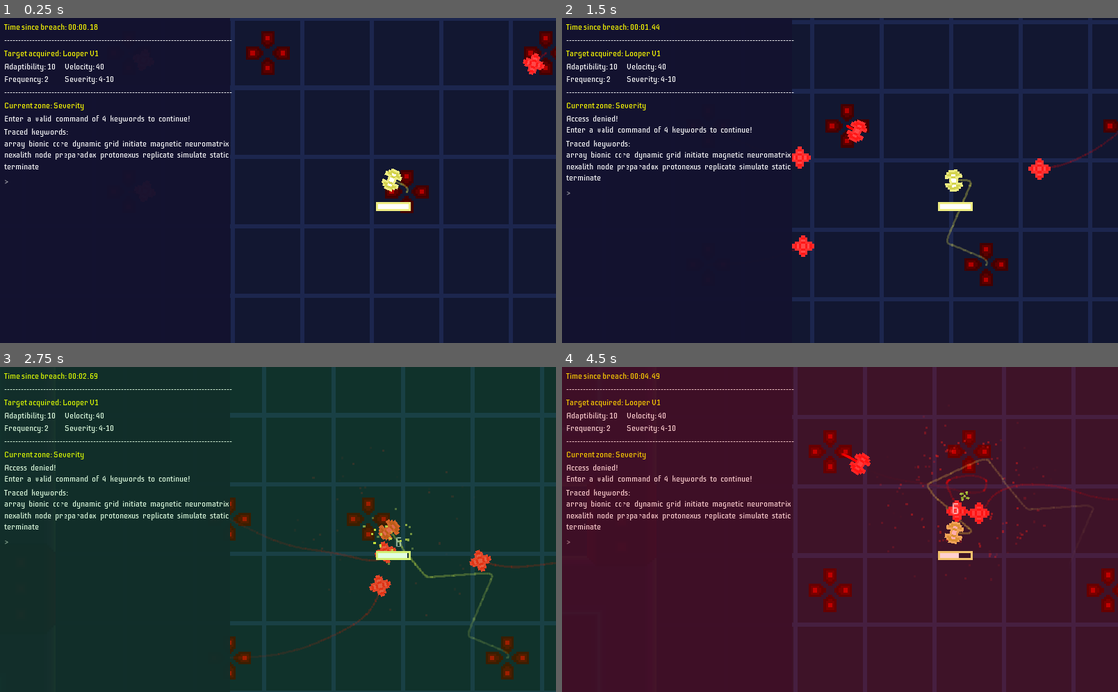
Above: before the commit, frames 1-4 (two rows, left to right).
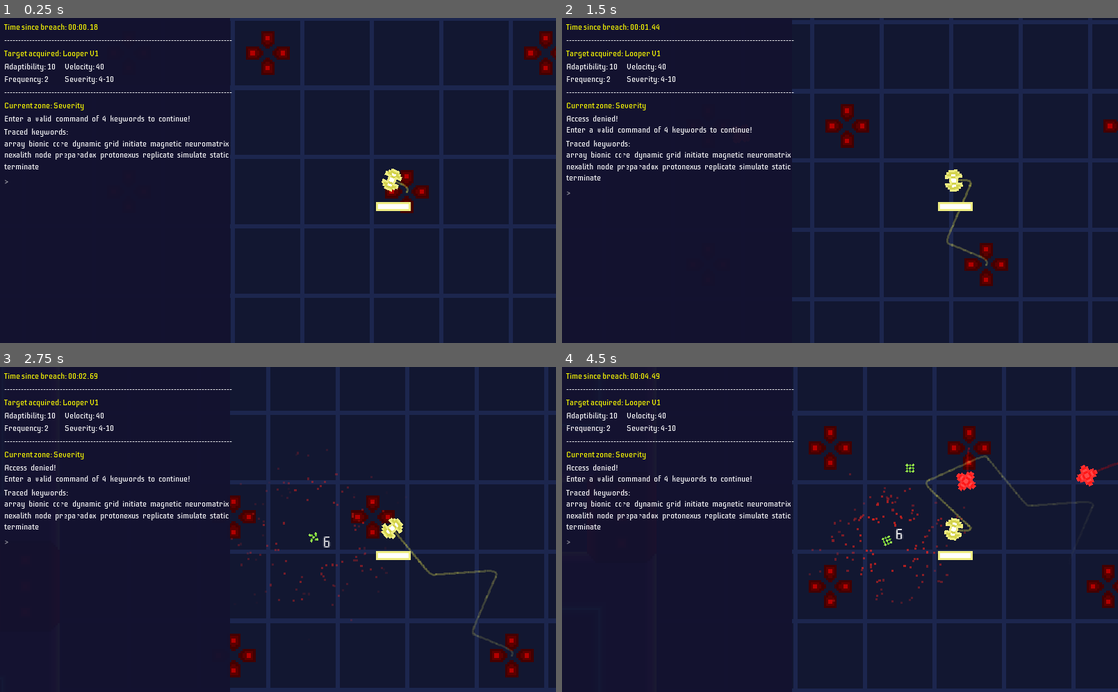
Above: after the commit, the same moments.

Repository: kosinaz/loop-breakerz
Game: Godot game, scene res://map.tscn
Two runs of this game, one before a commit and one after it. Both use one fixed random seed, a clock stepped at 60 frames per second and the inputs below.
Inputs (mouse positions are in pixels of both pictures, inside the frame that each line leads up to):
- Up to frame 1 (0.25 s): no input
- Up to frame 2 (1.5 s): tap Enter at 0.5 s; move the mouse to (962, 164) at 0.52 s; tap 0 at 0.6, 1.35 s; move the mouse to (728, 196) at 1.27 s
- Up to frame 3 (2.75 s): move the mouse to (333, 458) at 2.02 s; tap 0 at 2.1 s
- Up to frame 4 (4.5 s): move the mouse to (812, 594) at 2.77 s; tap 0 at 2.85, 3.6, 4.35 s; move the mouse to (1006, 578) at 3.52 s; move the mouse to (673, 480) at 4.27 s

The runs differ from the first frame. In frame 1, 0.2% of the frame differs, in the area x 94-99%, y 10-18%; in frame 2, 0.7%; in frame 3, 98%; in frame 4, 100%, in the area x 0-100%, y 0-100%.

Commit message:
add enemy pool handling

Diff:
--- a/Loop Breakerz/map.gd
+++ b/Loop Breakerz/map.gd
@@ -16,13 +16,17 @@
 var current_zone_position = Vector2()
 var zone = null
 var current_room = null
+var minute = -1
 var upgrades = ["Adaptability", "Velocity", "Severity", "Frequency"]
 var enemies_over_time = [
-	{"limit": 15, "incrementer": 1},
-	{"limit": 20, "incrementer": 2, "iterator": 1},
-	{"limit": 25, "incrementer": 5, "iterator": 10, "skipper": 1},
-	{"limit": 1, "skipper": 1},
+	{"incrementer": 15},
+	{"incrementer": 17, "iterator": 3},
+	{"incrementer": 18, "iterator": 6, "skipper": 1},
+	{"incrementer": 10, "iterator": 12, "skipper": 3},
+	{"iterator": 19, "skipper": 6},
 ]
+var current_enemies = {}
+var enemy_pool = []
 onready var tilemap = $TileMap
 onready var tilemap2 = $TileMap2
 onready var player = $Looper
@@ -37,9 +41,6 @@
 	add_neighbors(Vector2(0, 0))
 
 	player.position = tilemap.map_to_world(zones[Vector2()].position + zones[Vector2()].factory) + Vector2(16, 16)
-
-	for _i in range(3):
-		add_enemy(incrementer_scene)
 
 func _process(_delta):
 	$Camera2D.position = player.position + Vector2(-53, 0)
@@ -209,14 +210,35 @@
 func _on_timer_timeout():
 	if player.died:
 		return
-	var minute = int(panel.time / 60)
-	var enemies = enemies_over_time[minute]
-	add_enemy(skipper_scene)
-
-func add_enemy(scene):
+	if int(panel.time / 60) > minute:
+		enemy_pool.resize(0)
+		minute = int(panel.time / 60)
+		current_enemies = enemies_over_time[minute]
+	if enemy_pool.size() == 0:
+		if current_enemies.has("incrementer"):
+			var incrementers = []
+			incrementers.resize(current_enemies.incrementer)
+			incrementers.fill("incrementer")
+			enemy_pool += incrementers
+		if current_enemies.has("iterator"):
+			var iterators = []
+			iterators.resize(current_enemies.iterator)
+			iterators.fill("iterator")
+			enemy_pool += iterators
+		if current_enemies.has("skipper"):
+			var skippers = []
+			skippers.resize(current_enemies.skipper)
+			skippers.fill("skipper")
+			enemy_pool += skippers
+		enemy_pool.shuffle()
+	add_enemy(enemy_pool.pop_front())
+
+func add_enemy(enemy_type):
 	if not zones.has(current_zone_position):
 		return
-	if get_enemies_in_room(zones[current_zone_position]).size() > 25:
+	if not current_enemies.has(enemy_type):
+		return
+	if get_enemies_in_room(enemy_type, zones[current_zone_position]).size() > current_enemies[enemy_type]:
 		return
 	var room = zones[current_zone_position]
 	var rect = Rect2(tilemap.map_to_world(room.position), tilemap.map_to_world(room.size))
@@ -226,16 +248,20 @@
 	var room_position = zones[current_zone_position].position
 	var spawner = zones[current_zone_position].spawners.pop_front()
 	zones[current_zone_position].spawners.append(spawner)
+	var scene = load("res://" + enemy_type + ".tscn")
 	var enemy = scene.instance()
 	enemy.position = tilemap.map_to_world(room_position + spawner) + Vector2(16, 16)
 	add_child(enemy)
 
-func get_enemies_in_room(room):
+func get_enemies_in_room(enemy_type, room):
 	var rect = Rect2(tilemap.map_to_world(room.position), tilemap.map_to_world(room.size))
 	var enemies = []
 	for enemy in get_tree().get_nodes_in_group("enemies"):
-		if rect.has_point(enemy.position):
-			enemies.append(enemy)
+		if not rect.has_point(enemy.position):
+			continue
+		if not enemy_type.is_subsequence_of(enemy.name.to_lower()):
+			continue
+		enemies.append(enemy)
 	return enemies
 
 func deploy_upgrade():
